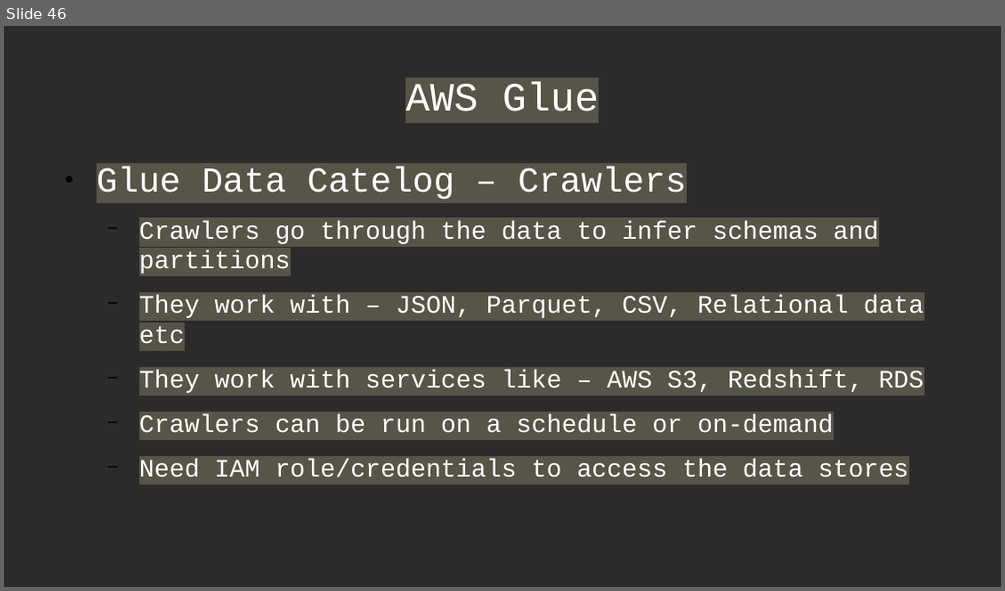
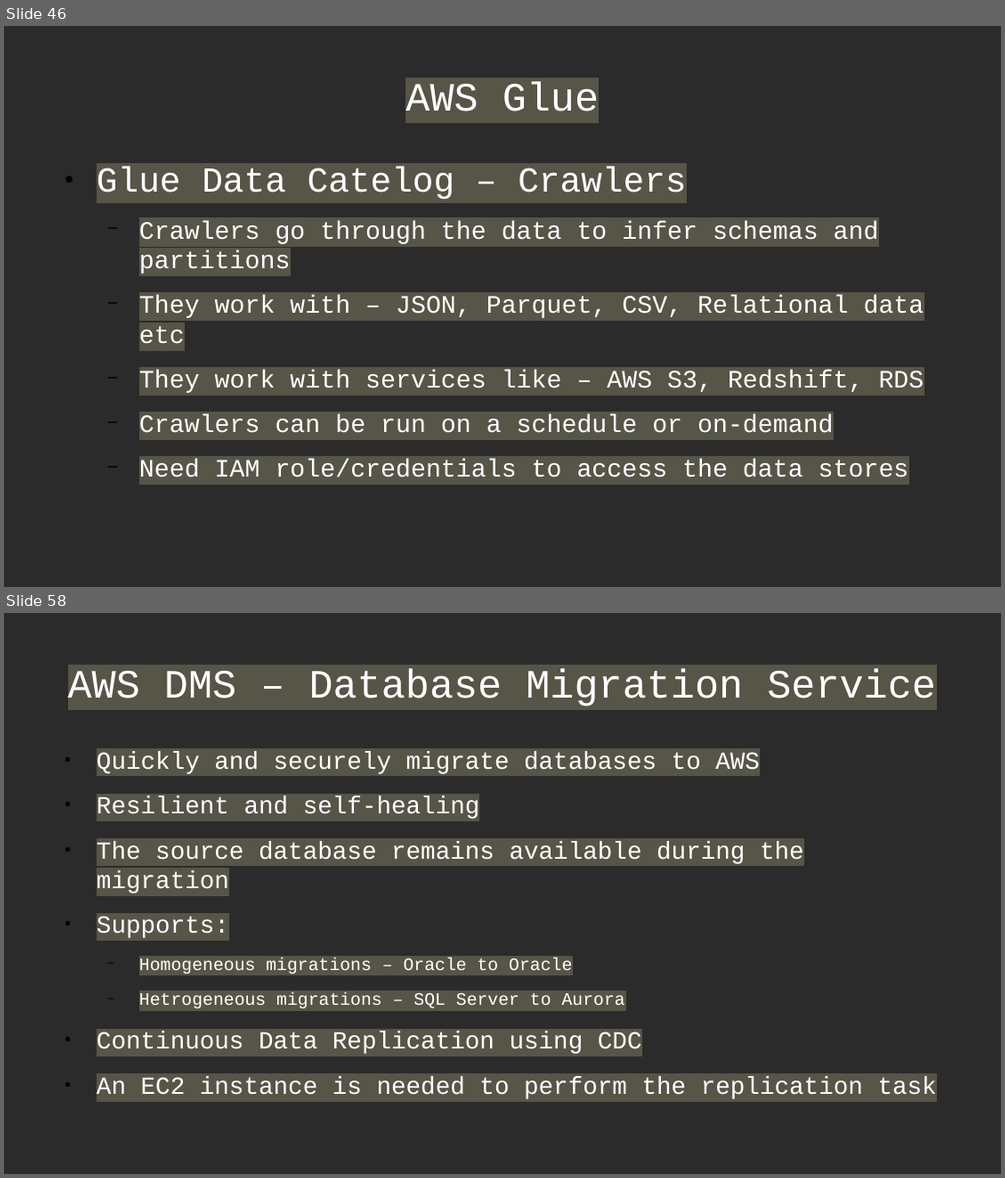
Before and after one commit to Anshul-GH/AWS_ML_Certification, a slide deck: AWS_Certified_ML_Certification_Deck.odp. Shown one above the other, each under a label of ours: slide 46 before the commit, slides 46 and 58 after it; the slides between them are not shown. The pictures are 1005x591 and 1005x1178 pixels, drawn with LibreOffice and Linux fonts; fonts in the diff are those of the drawing; background and template pictures are left out; a plain dark background stands for a picture behind light text. Boxes give left, top, right and bottom in pixels: in the first picture for what was removed or moved away, otherwise in the second. Text is boxed around its words. In the diff, an @@ line names an element or a change of style, - is before the commit and + after.

Commit message:
Covered multiple services.

```diff
--- a/AWS_Certified_ML_Certification_Deck.odp
+++ b/AWS_Certified_ML_Certification_Deck.odp
@@ slide 58 added at <box>4,613,1001,1174</box>, background picture (left out) @@
@@ title added at <box>68,669,936,706</box>, 32 pt, text #FFFFFF @@
+AWS DMS – Database Migration Service
@@ text added at <box>97,751,937,1099</box>, 19.6 pt, text #FFFFFF @@
+● Quickly and securely migrate databases to AWS
+● Resilient and self-healing
+● The source database remains available during the migration
+● Supports:
+  − Homogeneous migrations – Oracle to Oracle
+  − Hetrogeneous migrations – SQL Server to Aurora
+● Continuous Data Replication using CDC
+● An EC2 instance is needed to perform the replication task
```
Also in this commit, not shown: 1 slide changed, 15 other slides added, 2 other files.
